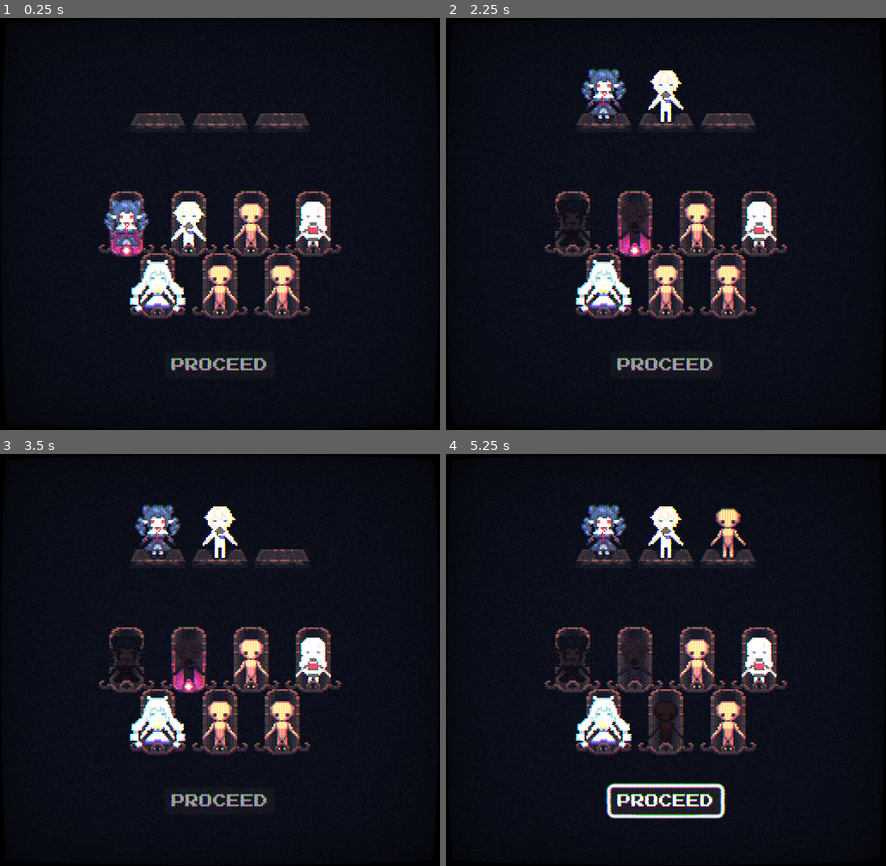
Above: before the commit, frames 1-4 (two rows, left to right).
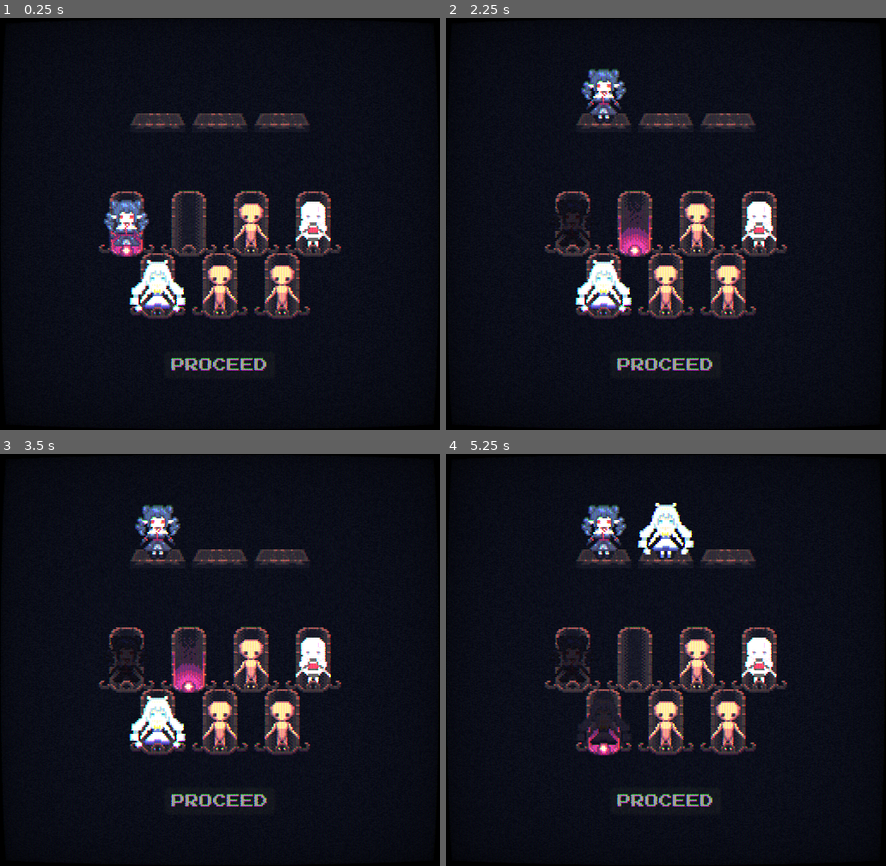
Above: after the commit, the same moments.

Repository: JCoMcL/pj10
Game: Godot game, scene res://main.tscn
Same seed, same stepped clock (60 frames per second), same inputs: the game is played once before the commit and once after it.
Inputs (mouse positions are in pixels of both pictures, inside the frame that each line leads up to):
- Up to frame 1 (0.25 s): no input
- Up to frame 2 (2.25 s): tap Enter (ui_accept) at 0.5, 0.77 s; move the mouse to (762, 203) at 0.52 s; hold D (right) 0.53-1.25 s; hold Backspace (bomb) 0.53-1.25 s; click (762, 203) at 0.67 s; drag from (578, 244) to (644, 306) at 1.27 s; move the mouse to (710, 133) at 2.02 s; hold D (right) from 2.03 s (still down); hold Space (fire) from 2.03 s (still down)
- Up to frame 3 (3.5 s): release D (right) at 2.75 s; release Space (fire) at 2.75 s; drag from (198, 742) to (88, 598) at 2.77 s
- Up to frame 4 (5.25 s): move the mouse to (798, 721) at 3.52 s; hold A (left) 3.53-4.25 s; hold Backspace (bomb) 3.53-4.25 s; tap Enter (ui_accept) at 3.77 s; drag from (534, 598) to (666, 676) at 4.27 s; move the mouse to (688, 660) at 5.02 s; hold S (down) from 5.03 s (still down); hold Space (fire) from 5.03 s (still down); click (688, 660) at 5.17 s

The runs differ from the first frame. In frame 1, 0.5% of the frame differs, in the area x 38-48%, y 44-57%; in frame 2, 0.9%; in frame 3, 0.9%; in frame 4, 4.3%, in the area x 29-69%, y 11-89%.

Commit message:
add new Lumi sprite. Fix error in Dizzy's sprite. Patch a bug in player animation code causing it not animate properly, further investigation needed. Add settings for tweaking animation. More tweaks will be needed

Diff:
--- a/units/players/lumi.tscn
+++ b/units/players/lumi.tscn
@@ -2,15 +2,15 @@
 
 [ext_resource type="PackedScene" uid="uid://do4kgcgelx4o2" path="res://units/players/player_character.tscn" id="1_7tlug"]
 [ext_resource type="Script" uid="uid://brjwqlyiq7c2l" path="res://units/players/lumi.gd" id="2_40uyx"]
-[ext_resource type="Texture2D" uid="uid://c0cbl4qinp5v6" path="res://units/players/lumi.png" id="2_rnep0"]
 [ext_resource type="Script" uid="uid://uwfp0rlcq3cy" path="res://tools/handy_atlas.gd" id="3_40uyx"]
+[ext_resource type="Texture2D" uid="uid://egqanidxuo3u" path="res://units/players/numi.png" id="3_vx4pn"]
 [ext_resource type="Script" uid="uid://g3sb0piig0rh" path="res://units/weapons/sustainer.gd" id="5_vx4pn"]
 [ext_resource type="Script" uid="uid://jug5afl2e6bd" path="res://tools/envelope.gd" id="6_hg30c"]
 [ext_resource type="PackedScene" uid="uid://du58m1l12sjp3" path="res://units/weapons/beam.tscn" id="6_triik"]
 
 [sub_resource type="AtlasTexture" id="AtlasTexture_hg30c"]
 resource_local_to_scene = true
-atlas = ExtResource("2_rnep0")
+atlas = ExtResource("3_vx4pn")
 region = Rect2(0, 0, 32, 32)
 margin = Rect2(-1, 0, 0, 0)
 script = ExtResource("3_40uyx")
@@ -19,13 +19,14 @@
 [sub_resource type="Resource" id="Resource_vx4pn"]
 script = ExtResource("6_hg30c")
 attack = 0.5
-release = 0.3
+release = 0.97
 metadata/_custom_type_script = "uid://jug5afl2e6bd"
 
 [node name="Lumi" instance=ExtResource("1_7tlug")]
 script = ExtResource("2_40uyx")
 speed = 280
 bomb_icon = 2
+animation_threshold = 50
 
 [node name="Sprite2D" parent="." index="0"]
 texture = SubResource("AtlasTexture_hg30c")
--- a/units/players/player.gd
+++ b/units/players/player.gd
@@ -9,6 +9,7 @@
 @export var bomb_cooldown = 0.0
 @export var bomb_count = 1 # not implemented
 @export var bomb_icon = BombIndicator.Icons.STAR
+@export var animation_threshold = 30
 
 var shoota: Shoota
 var bomba: Shoota
@@ -113,15 +114,14 @@
 			else:
 				const WALK_FRAME_START = 2
 				const WALK_FRAMES = 4
-				const frame_threshold = 30
 
 				# make sure we are on one of the walk frames
-				atlas.cycle_x(0, WALK_FRAME_START, WALK_FRAME_START + WALK_FRAMES -1)
+				atlas.cycle_x(0, WALK_FRAME_START-1, WALK_FRAME_START + WALK_FRAMES -1)
 
 				frame_accum += delta * abs(velocity.x)
-				if frame_accum > frame_threshold:
-					frame_accum -= frame_threshold
-					atlas.cycle_x(1, WALK_FRAME_START, WALK_FRAME_START + WALK_FRAMES -1)
+				if frame_accum > animation_threshold:
+					frame_accum -= animation_threshold
+					atlas.cycle_x(1, WALK_FRAME_START-1, WALK_FRAME_START + WALK_FRAMES -1)
 			get_sprite().flip_h = (direction.x < 0)
 	else:
 		atlas.set_xy(6,0)
Binary file changed: units/players/dizzy.png
Binary file changed: units/players/invaders.aseprite
Binary file changed: units/players/lumi.png
Not shown, changed: units/players/lumi.png.import
